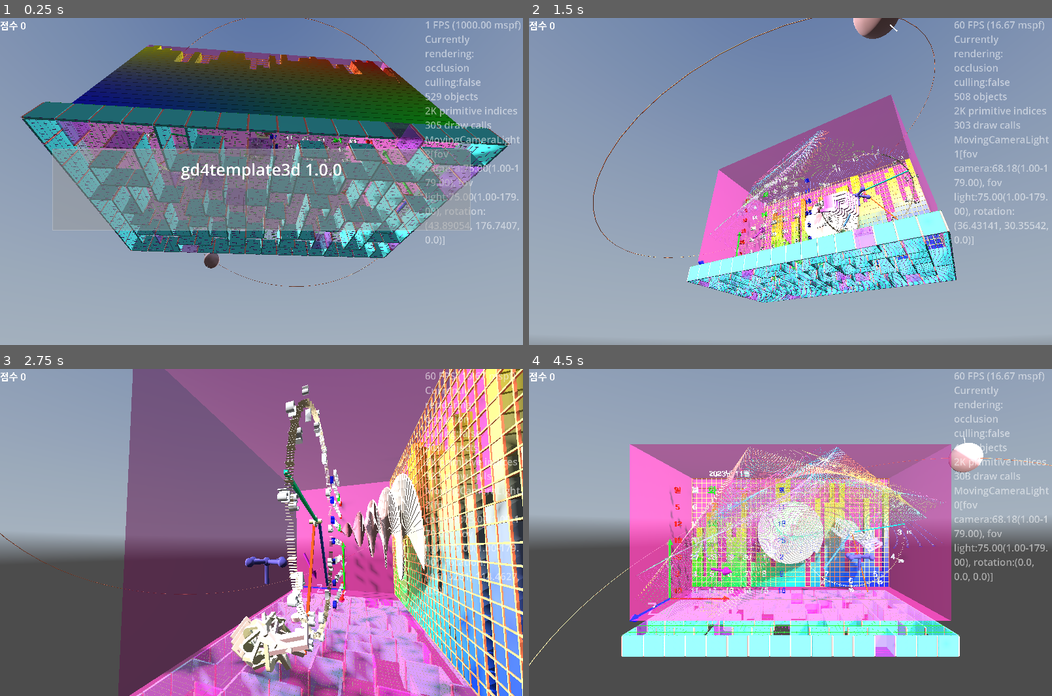
Above: before the commit, frames 1-4 (two rows, left to right).
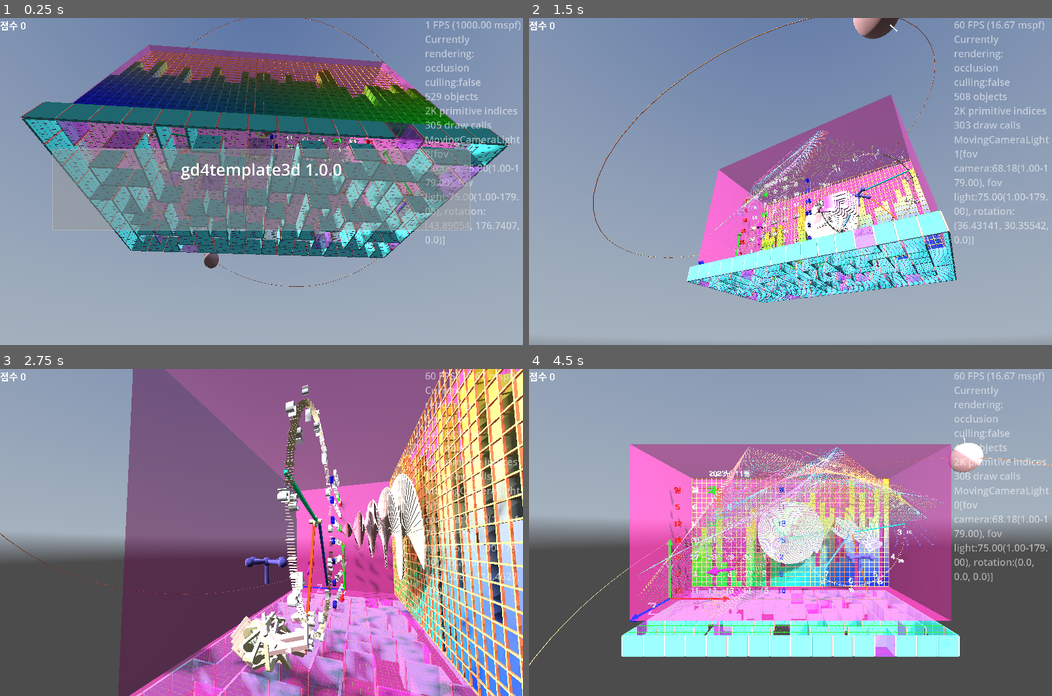
Above: after the commit, the same moments.

Repository: kasworld/gd4template3d
Game: Godot game, scene res://main.tscn
Two runs of this game, one before a commit and one after it. Both use one fixed random seed, a clock stepped at 60 frames per second and the inputs below. A sky picture missing from this copy of the repository is replaced by a grey-blue gradient.
Inputs (mouse positions are in pixels of both pictures, inside the frame that each line leads up to):
- Up to frame 1 (0.25 s): no input
- Up to frame 2 (1.5 s): tap Enter at 0.5, 0.6 s; move the mouse to (905, 165) at 0.52 s; click (905, 165) at 0.67 s; move the mouse to (685, 197) at 1.27 s; tap Delete at 1.35 s; click (685, 197) at 1.42 s
- Up to frame 3 (2.75 s): move the mouse to (313, 460) at 2.02 s; tap Enter at 2.1 s; click (313, 460) at 2.17 s
- Up to frame 4 (4.5 s): move the mouse to (764, 597) at 2.77 s; tap Delete at 2.85, 4.35 s; click (764, 597) at 2.92 s; move the mouse to (947, 581) at 3.52 s; tap Enter at 3.6 s; click (947, 581) at 3.67 s; move the mouse to (633, 483) at 4.27 s; click (633, 483) at 4.42 s

The runs differ from the first frame. In frame 1, 5.1% of the frame differs, in the area x 13-88%, y 1-37%; in frame 2, 0.9%; in frame 3, 6.4%, in the area x 58-100%, y 0-100%; in frame 4, 2.7%.

Commit message:
update bargauge_demo

Diff:
--- a/main.gd
+++ b/main.gd
@@ -63,11 +63,12 @@
 		var irate = float(i) / WorldSize.x
 		var bg = preload("res://bar_gauge/bar_gauge.tscn").instantiate().init(
 			WorldSize.y,
-			Vector3(1, WorldSize.y, 1),
+			Vector3(0.9, WorldSize.y, 0.9),
 			lerp(Color.GREEN, Color.BLUE, irate),
 			lerp(Color.RED, Color.YELLOW, irate),
 			)
 		bg.position = Vector3(0.5+i, 0.5, 0.5 -WorldSize.z/2)
+		bg.set_current_value(bg.max_value/2)
 		gauge_list.append(bg)
 		add_child(bg)
 
@@ -228,8 +229,8 @@
 
 func _process(_delta: float) -> void:
 	label_demo()
-	for bg in gauge_list:
-		bg.inc_current_value([-1,1].pick_random())
+	for i in gauge_list.size()/4:
+		gauge_list.pick_random().inc_current_value([-1,1].pick_random())
 	main_animation.handle_animation()
 	if $MovingCameraLightHober.is_current_camera():
 		$MovingCameraLightHober.move_hober_around_z(WorldSize/2, (WorldSize.x+WorldSize.y)/2, WorldSize.length()*0.6 )
